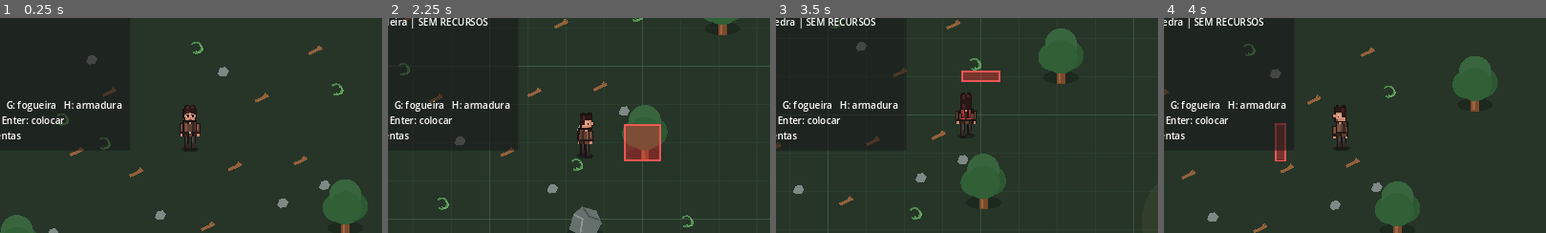
Above: before the commit, frames 1-4 (left to right).
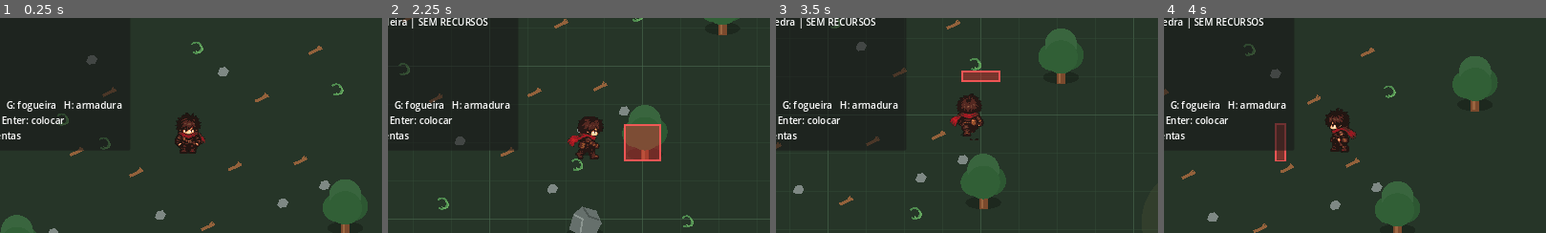
Above: after the commit, the same moments.

Repository: janduyankiingles-ops/Fantasy-Sandbox
Game: Godot game, scene res://scenes/main.tscn
The game is run twice, just before and just after one commit, with the same random seed, the same clock (stepped at 60 frames per second) and the same inputs.
Inputs:
- Up to frame 1 (0.25 s): no input
- Up to frame 2 (2.25 s): tap Enter at 0.5 s; hold D 0.53-1.28 s; tap I at 0.6 s; tap Space at 0.77, 1.52 s; hold S 1.28-2.03 s; tap C at 1.35 s; hold D from 2.03 s (still down); tap B at 2.1 s
- Up to frame 3 (3.5 s): release D at 2.78 s; hold W from 2.78 s (still down); tap Q at 2.85 s; tap Space at 3.02 s
- Up to frame 4 (4 s): release W at 3.53 s; hold A from 3.53 s (still down); tap R at 3.6 s; tap Space at 3.77 s
The pictures show only the part of the screen within x 25-75%, y 22-72%; the shares and areas given below are measured in that part.

The runs differ from the first frame. In frame 1, 1.0% of the frame differs, in the area x 45-54%, y 40-64%; in frame 2, 1.0%; in frame 3, 0.9%; in frame 4, 0.8%.

Commit message:
v0.0.22: restore original sprite as official player visual

Diff:
--- a/scenes/player.tscn
+++ b/scenes/player.tscn
@@ -1,7 +1,7 @@
 [gd_scene load_steps=5 format=3]
 
 [ext_resource type="Script" path="res://scripts/player.gd" id="1"]
-[ext_resource type="Script" path="res://scripts/player_modular_visual.gd" id="2_visual"]
+[ext_resource type="Script" path="res://scripts/player_original_visual.gd" id="2_visual"]
 [ext_resource type="Script" path="res://scripts/player_modular_part.gd" id="3_part"]
 
 [sub_resource type="CapsuleShape2D" id="CapsuleShape2D_player"]
@@ -12,63 +12,22 @@
 script = ExtResource("1")
 
 [node name="Visual" type="Node2D" parent="."]
-position = Vector2(0, -13)
 script = ExtResource("2_visual")
 
 [node name="Shadow" type="Node2D" parent="Visual"]
-z_index = -3
-position = Vector2(0, 15)
+z_index = -2
+position = Vector2(0, 25)
 script = ExtResource("3_part")
 part_type = "shadow"
 
-[node name="LegLeft" type="Node2D" parent="Visual"]
-position = Vector2(-3, 7)
-script = ExtResource("3_part")
-part_type = "leg_left"
-
-[node name="LegRight" type="Node2D" parent="Visual"]
-position = Vector2(3, 7)
-script = ExtResource("3_part")
-part_type = "leg_right"
-
-[node name="ScarfLeft" type="Node2D" parent="Visual"]
-position = Vector2(-3, -7)
-script = ExtResource("3_part")
-part_type = "scarf_left"
-
-[node name="ScarfRight" type="Node2D" parent="Visual"]
-position = Vector2(3, -7)
-script = ExtResource("3_part")
-part_type = "scarf_right"
-
-[node name="Body" type="Node2D" parent="Visual"]
+[node name="Sprite" type="Sprite2D" parent="Visual"]
 z_index = 1
-position = Vector2(0, -2)
-script = ExtResource("3_part")
-part_type = "body"
-
-[node name="ArmLeft" type="Node2D" parent="Visual"]
-z_index = 2
-position = Vector2(-7, -3)
-script = ExtResource("3_part")
-part_type = "arm_left"
-
-[node name="ArmRight" type="Node2D" parent="Visual"]
-z_index = 2
-position = Vector2(7, -3)
-script = ExtResource("3_part")
-part_type = "arm_right"
+centered = true
 
 [node name="Tool" type="Node2D" parent="Visual"]
-z_index = 3
+z_index = 2
 script = ExtResource("3_part")
 part_type = "tool"
-
-[node name="Head" type="Node2D" parent="Visual"]
-z_index = 4
-position = Vector2(0, -14)
-script = ExtResource("3_part")
-part_type = "head"
 
 [node name="CollisionShape2D" type="CollisionShape2D" parent="."]
 position = Vector2(0, 2)
